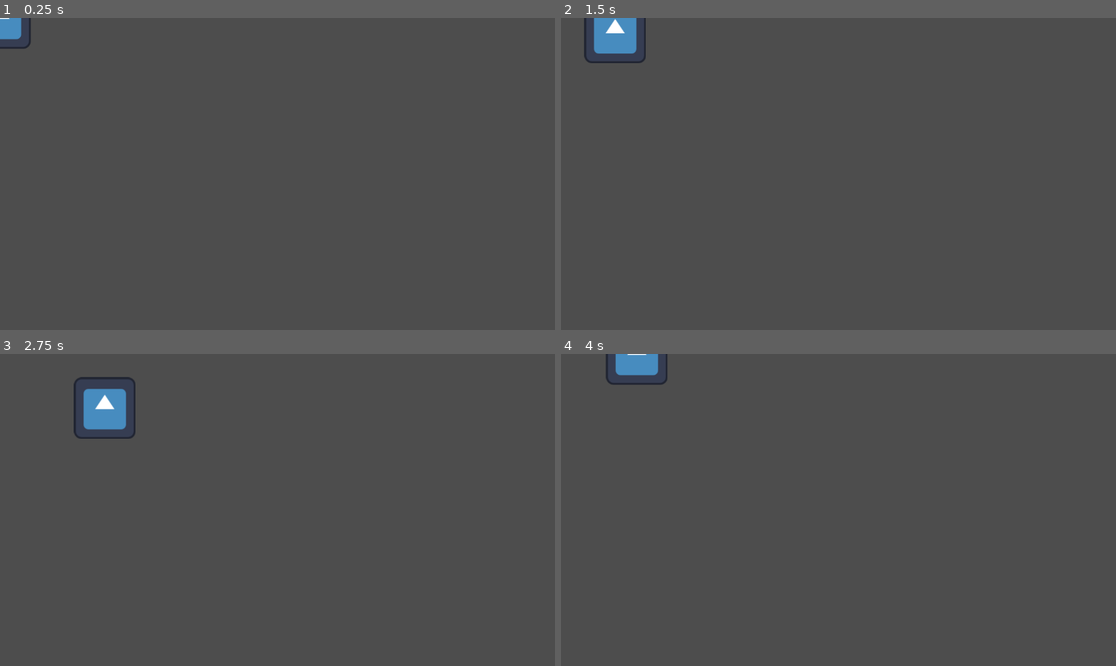
Above: before the commit, frames 1-4 (two rows, left to right).
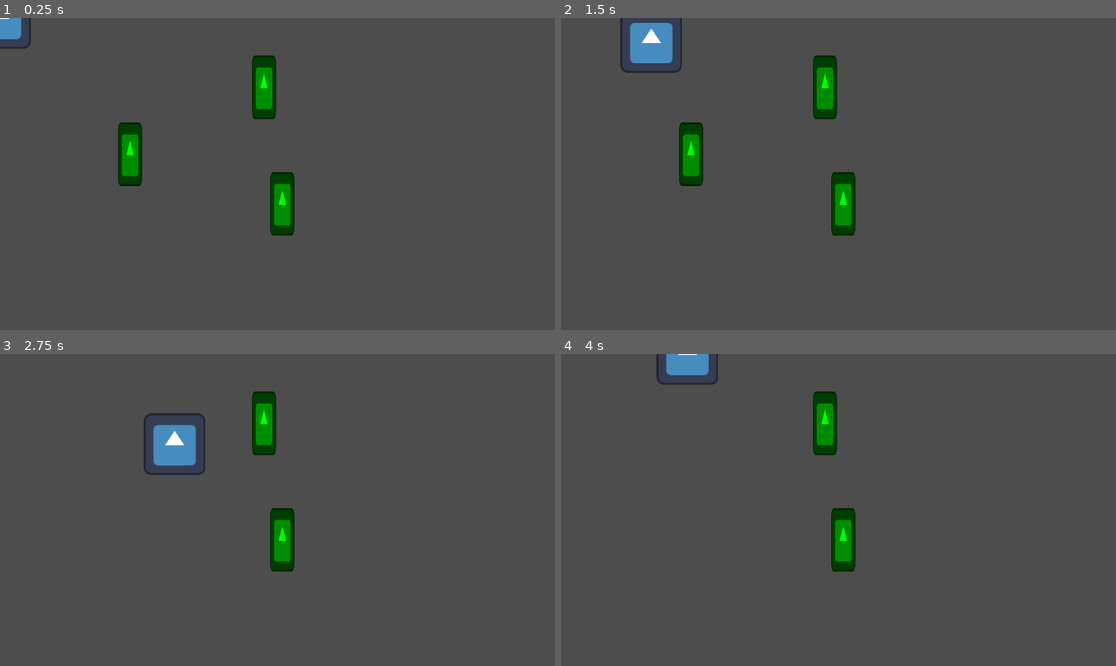
Above: after the commit, the same moments.

Repository: zenbenten/godot-forager-clone
Game: Godot game, scene res://features/world/world.tscn
Same seed, same stepped clock (60 frames per second), same inputs: the game is played once before the commit and once after it. The engine's default icon, where the game draws it, is replaced by a stand-in: a white triangle on a blue panel in a dark square.
Inputs:
- Up to frame 1 (0.25 s): no input
- Up to frame 2 (1.5 s): tap Enter at 0.5 s; hold Right (move_right) 0.53-1.28 s; hold Z (interact_button, bound only after the commit) 0.53-1.28 s; hold Down (move_down) from 1.28 s (still down); tap Z (interact_button, bound only after the commit) at 1.35 s
- Up to frame 3 (2.75 s): release Down (move_down) at 2.03 s; hold Right (move_right) from 2.03 s (still down); hold Z (interact_button, bound only after the commit) from 2.03 s (still down)
- Up to frame 4 (4 s): release Right (move_right) at 2.78 s; release Z (interact_button, bound only after the commit) at 2.78 s; hold Up (move_up) 2.78-3.53 s; tap Z (interact_button, bound only after the commit) at 2.85 s; hold Left (move_left) from 3.53 s (still down); hold Z (interact_button, bound only after the commit) from 3.53 s (still down)

The runs differ from the first frame. In frame 1, 2.6% of the frame differs, in the area x 21-54%, y 12-70%; in frame 2, 4.6%, in the area x 4-54%, y 0-70%; in frame 3, 4.4%; in frame 4, 3.0%.

Commit message:
tree harvesting

Diff:
--- a/features/player/player.gd
+++ b/features/player/player.gd
@@ -1,7 +1,9 @@
 # features/player/player.gd
 extends CharacterBody2D
 
-@export var speed: float = 150.0
+@export var speed: float = 250.0
+
+@onready var interaction_area = $Area2D
 
 func _physics_process(delta: float) -> void:
 	#get input direction
@@ -12,3 +14,15 @@
 
 	# godot function to move character and handle collisions
 	move_and_slide()
+
+func _unhandled_input(event: InputEvent) -> void:
+	# check if interact button is pressed
+	if event.is_action_pressed("interact_button"):
+		var bodies = interaction_area.get_overlapping_bodies()
+		if not bodies.is_empty():
+			# grabs the first one. TODO: grab the closest one
+			var target = bodies[0]
+
+			# Check if the target has the standard "interact" function and call it.
+			if target.has_method("interact"):
+				target.interact(self)
--- a/features/player/player.tscn
+++ b/features/player/player.tscn
@@ -6,6 +6,10 @@
 [sub_resource type="CapsuleShape2D" id="CapsuleShape2D_i250s"]
 radius = 61.0
 height = 122.0
+
+[sub_resource type="CapsuleShape2D" id="CapsuleShape2D_fcb3x"]
+radius = 76.0
+height = 152.0
 
 [node name="Player" type="CharacterBody2D"]
 script = ExtResource("1_fcb3x")
@@ -15,3 +19,9 @@
 
 [node name="CollisionShape2D" type="CollisionShape2D" parent="."]
 shape = SubResource("CapsuleShape2D_i250s")
+
+[node name="Area2D" type="Area2D" parent="."]
+collision_mask = 2
+
+[node name="CollisionShape2D" type="CollisionShape2D" parent="Area2D"]
+shape = SubResource("CapsuleShape2D_fcb3x")
--- /dev/null
+++ b/features/resources/tree/tree.gd
@@ -0,0 +1,12 @@
+# features/resources/tree/tree.gd
+extends StaticBody2D
+
+#standardized interface for all interactable objects
+func interact(interactor):
+	print("Tree was chopped down!")
+
+	# TODO: replace string "wood" with ItemData resource
+	GameEvents.emit_signal("resource_gathered", "wood", 1)
+
+	# tree disappears
+	queue_free()
--- /dev/null
+++ b/features/resources/tree/tree.tscn
@@ -0,0 +1,21 @@
+[gd_scene load_steps=4 format=3 uid="uid://4maw2nysi6re"]
+
+[ext_resource type="Script" uid="uid://bfwo4nh6v4dve" path="res://features/resources/tree/tree.gd" id="1_e3nbb"]
+[ext_resource type="Texture2D" uid="uid://cxbdyqvsmsno0" path="res://icon.svg" id="1_ywpve"]
+
+[sub_resource type="RectangleShape2D" id="RectangleShape2D_e3nbb"]
+size = Vector2(52, 130)
+
+[node name="Tree" type="StaticBody2D"]
+collision_layer = 2
+script = ExtResource("1_e3nbb")
+
+[node name="Sprite2D" type="Sprite2D" parent="."]
+modulate = Color(0, 1, 0, 1)
+position = Vector2(3, -1)
+scale = Vector2(0.390625, 1.03125)
+texture = ExtResource("1_ywpve")
+
+[node name="CollisionShape2D" type="CollisionShape2D" parent="."]
+position = Vector2(3, 0)
+shape = SubResource("RectangleShape2D_e3nbb")
--- a/features/world/world.tscn
+++ b/features/world/world.tscn
@@ -1,7 +1,17 @@
-[gd_scene load_steps=2 format=3 uid="uid://c20suljtiu5t"]
+[gd_scene load_steps=3 format=3 uid="uid://c20suljtiu5t"]
 
 [ext_resource type="PackedScene" uid="uid://der2ukbun70bu" path="res://features/player/player.tscn" id="1_vqgh6"]
+[ext_resource type="PackedScene" uid="uid://4maw2nysi6re" path="res://features/resources/tree/tree.tscn" id="2_6evwi"]
 
 [node name="World" type="Node2D"]
 
 [node name="Player" parent="." instance=ExtResource("1_vqgh6")]
+
+[node name="Tree" parent="." instance=ExtResource("2_6evwi")]
+position = Vector2(545, 145)
+
+[node name="Tree2" parent="." instance=ExtResource("2_6evwi")]
+position = Vector2(583, 387)
+
+[node name="Tree3" parent="." instance=ExtResource("2_6evwi")]
+position = Vector2(267, 284)
--- a/project.godot
+++ b/project.godot
@@ -46,3 +46,12 @@
 "events": [Object(InputEventKey,"resource_local_to_scene":false,"resource_name":"","device":-1,"window_id":0,"alt_press …(195 unchanged characters)…
 ]
 }
+interact_button={
+"deadzone": 0.2,
+"events": [Object(InputEventKey,"resource_local_to_scene":false,"resource_name":"","device":-1,"window_id":0,"alt_pressed":false,"shift_pressed":false,"ctrl_pressed":false,"meta_pressed":false,"pressed":false,"keycode":0,"physical_keycode":90,"key_label":0,"unicode":122,"location":0,"echo":false,"script":null)
+]
+}
+
+[layer_names]
+
+2d_physics/layer_2="interactable"
--- a/src/inventory_manager.gd
+++ b/src/inventory_manager.gd
@@ -1 +1,12 @@
+# src/inventory_manager.gd
 extends Node
+
+var inventory = {} # item_id: quantity
+
+func _ready():
+	# connect to the global event bus
+	GameEvents.connect("resource_gathered", _on_resource_gathered)
+
+func _on_resource_gathered(item_id, quantity):
+	print("InventoryManager: Received %s of %s." % [quantity, item_id])
+	# TODO: add actual inventory logic here
Not shown: 1 places in features/player/player.tscn that only renumber resources
Not shown, added: features/resources/tree/tree.gd.uid
